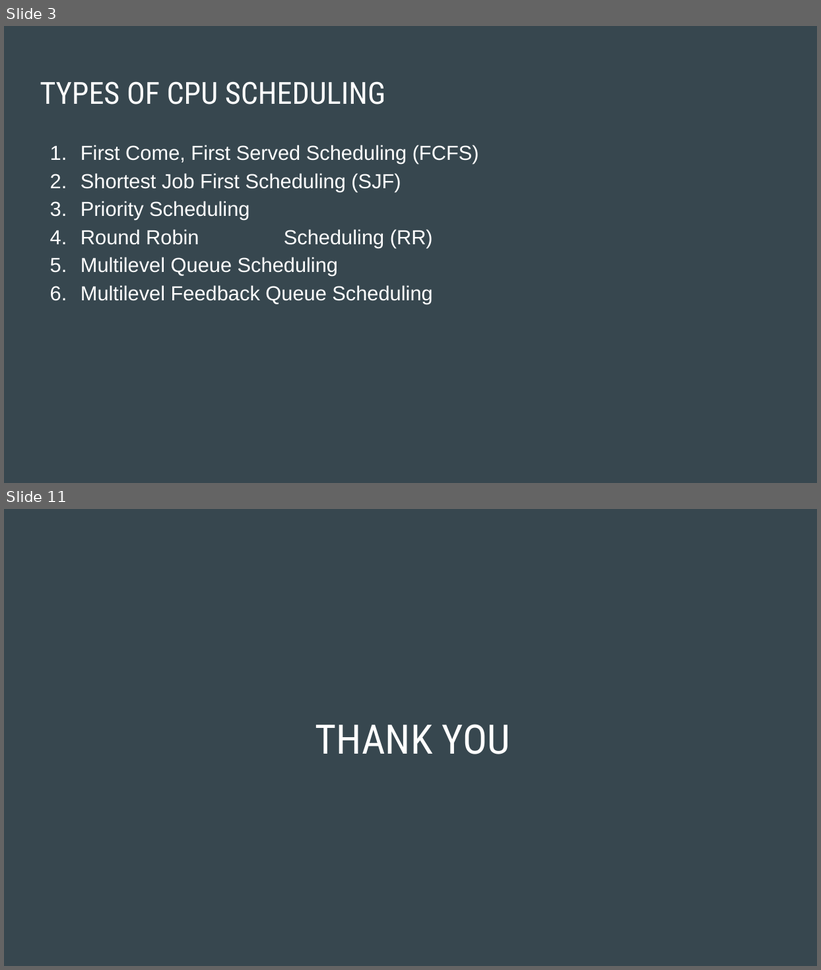
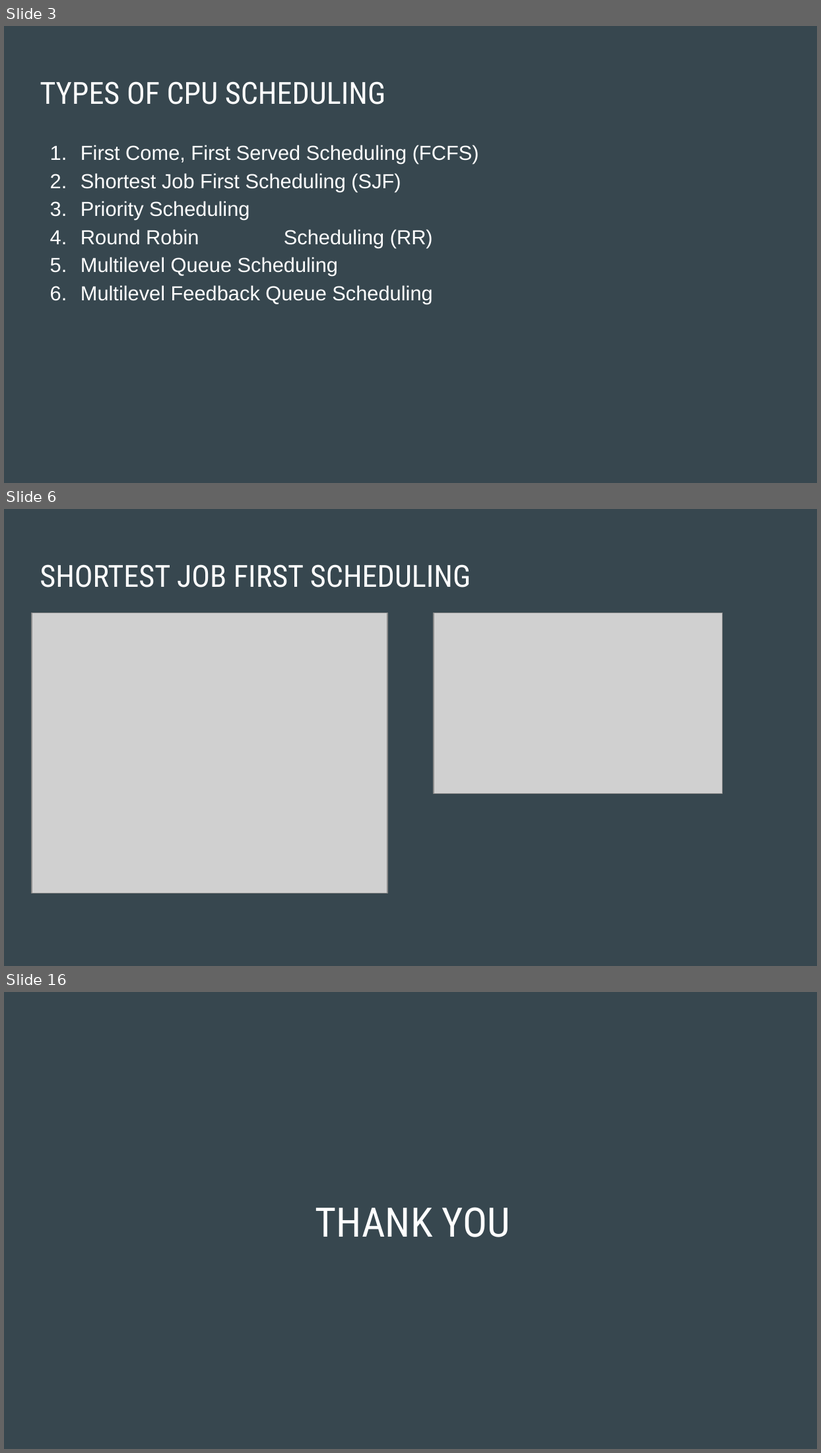
Before and after one commit to Cornerstone-04/cpu-scheduling-with-cpp, a slide deck: docs/CPU SCHEDULING WITH C++.pptx. Shown one above the other, each under a label of ours: slides 3 and 11 before the commit, slides 3, 6 and 16 after it; the slides between them are not shown. The pictures are 821x970 and 821x1453 pixels, drawn with LibreOffice and Linux fonts; fonts in the diff are those of the drawing; grey boxes stand for pictures. Boxes give left, top, right and bottom in pixels: in the first picture for what was removed or moved away, otherwise in the second. Text is boxed around its words. In the diff, an @@ line names an element or a change of style, - is before the commit and + after.

```diff
--- a/docs/CPU SCHEDULING WITH C++.pptx
+++ b/docs/CPU SCHEDULING WITH C++.pptx
@@ slide 6 added at (4,509,817,966), background #37474F @@
@@ title added at (40,564,471,588), 27 pt, text #FFFFFF @@
+SHORTEST JOB FIRST SCHEDULING
@@ picture added at (32,613,387,894) @@
@@ picture added at (433,613,722,794) @@
@@ what was slide 11 is now slide 16 @@
```
Also in this commit, not shown: 7 slides changed, 4 other slides added.
